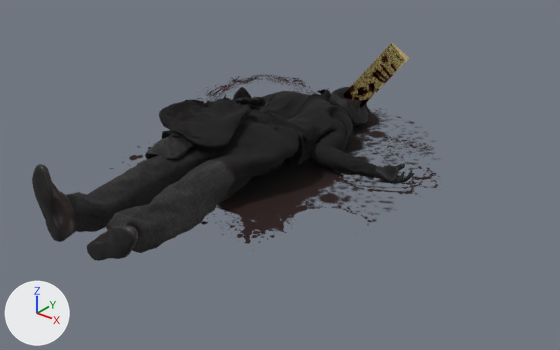
A saved change to the glTF model objects/props/Body.gltf.
Camera for both pictures: a 50 mm lens placed at (2.51, -2.59, 1.79), pointed at (0.13, 0.38, -0.05). Arrows for +X, +Y and +Z are at lower left; the lights stay in place. The first picture is the older version. Where no turn or scale is listed for an object, it has been applied to the vertices.

The first picture shows 'BloodBig', 'BloodSmall', 'CEOPlate', 'Humano_Posed_0644985-Man_01_LOD1.001'.
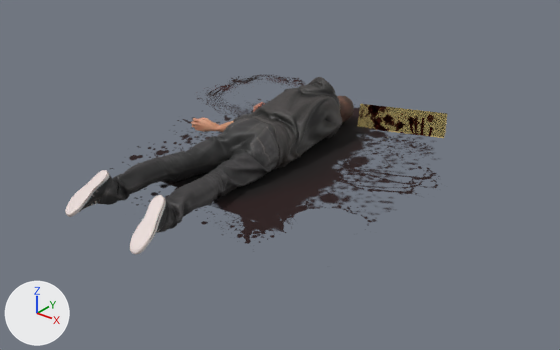
Pixel boxes (x1, y1, x2, y2) of what changed, in the pictures (560 x 350 px):
'Humano_Posed_0644985-Man_01_LOD1.001', deleted
    before: (32, 87, 415, 261)
'Pants.001', added
    after: (98, 118, 279, 233)
'Sweatshirt.001', added
    after: (233, 77, 343, 171)
'CEOPlate', moved, turned
    before: (344, 43, 409, 109)
    after: (357, 104, 447, 138)
'Shoes.001', added
    after: (65, 170, 168, 255)
'Body.001', added (brown)
    after: (191, 102, 265, 132)
'Hair.001', added
    after: (337, 96, 354, 122)

The change in detail:
Picture 'MikeAlger_Texture' (img_mikealger_texture) is new.
Material 'MikeAlger_Material.6' (mat_mikealger_material_6) is new.
Its texture is img_mikealger_texture.
Its roughness is 0.553.
Material 'MikeAlger_Material.4' (mat_mikealger_material_4) is new.
Its texture is img_mikealger_texture.
Its roughness is 0.668.
Material 'MikeAlger_Material' (mat_mikealger_material) is new.
Its texture is img_mikealger_texture.
Its roughness is 0.479.
Material 'MikeAlger_Material.3' (mat_mikealger_material_3) is new.
Its texture is img_mikealger_texture.
Its roughness is 0.553.
Material 'MikeAlger_Material.2' (mat_mikealger_material_2) is new.
Its texture is img_mikealger_texture.
Its roughness is 0.553.
Mesh me_mesh_068 is new.
It has 1506 vertices, 2950 faces and spans x -0.343..0.228, y -0.724..-0.461, z -0.009..0.191.
It uses material mat_mikealger_material_6 (picture img_mikealger_texture).
Mesh me_mesh_067 is new.
It has 483 vertices, 911 faces and spans x -0.063..0.122, y 0.967..1.165, z 0.009..0.186.
It uses material mat_mikealger_material_4 (picture img_mikealger_texture).
Mesh me_mesh_066 is new.
It has 9940 vertices, 19580 faces and spans x -0.626..0.146, y 0.45..1.165, z -0.005..0.263.
It uses material mat_mikealger_material (picture img_mikealger_texture).
Mesh me_mesh_065 is new.
It has 7282 vertices, 14410 faces and spans x -0.3..0.219, y -0.572..0.367, z -0.005..0.262.
It uses material mat_mikealger_material_3 (picture img_mikealger_texture).
Mesh me_mesh_064 is new.
It has 7664 vertices, 15108 faces and spans x -0.39..0.226, y 0.275..0.939, z -0.02..0.366.
It uses material mat_mikealger_material_2 (picture img_mikealger_texture).
Object 'Humano_Posed_0644985-Man_01_LOD1.001' (ob_humano_posed_0644985_man_01_lod1_001) is deleted.
Object 'CEOPlate' (ob_ceoplate) moves from (0.219, 1.246, 0.236) to (0.355, 1.295, -0.004).
Object 'CEOPlate' (ob_ceoplate) turns from (0, -52, 16) to (0, 0, 20) degrees about x, y and z.
Object 'Shoes.001' (ob_shoes_001) is new; it shows me_mesh_068.
Its location is (0.0, 0.006, -0.007).
Object 'Hair.001' (ob_hair_001) is new; it shows me_mesh_067.
Its location is (0.0, 0.006, -0.007).
Object 'Body.001' (ob_body_001) is new; it shows me_mesh_066.
Its location is (0.0, 0.0, 0.0).
Object 'Pants.001' (ob_pants_001) is new; it shows me_mesh_065.
Its location is (0.0, 0.006, -0.007).
Object 'Sweatshirt.001' (ob_sweatshirt_001) is new; it shows me_mesh_064.
Its location is (0.0, 0.006, -0.007).
